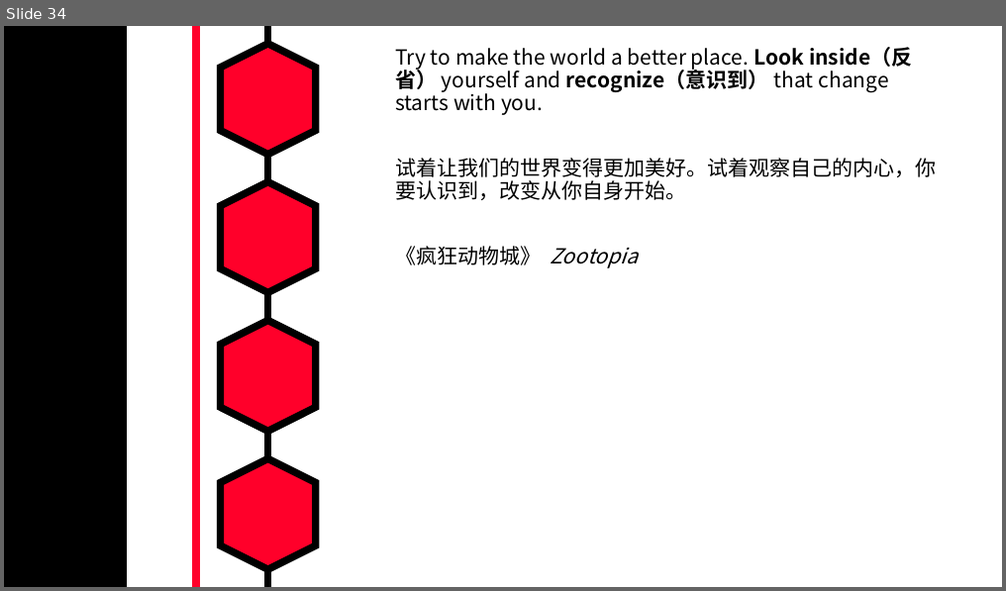
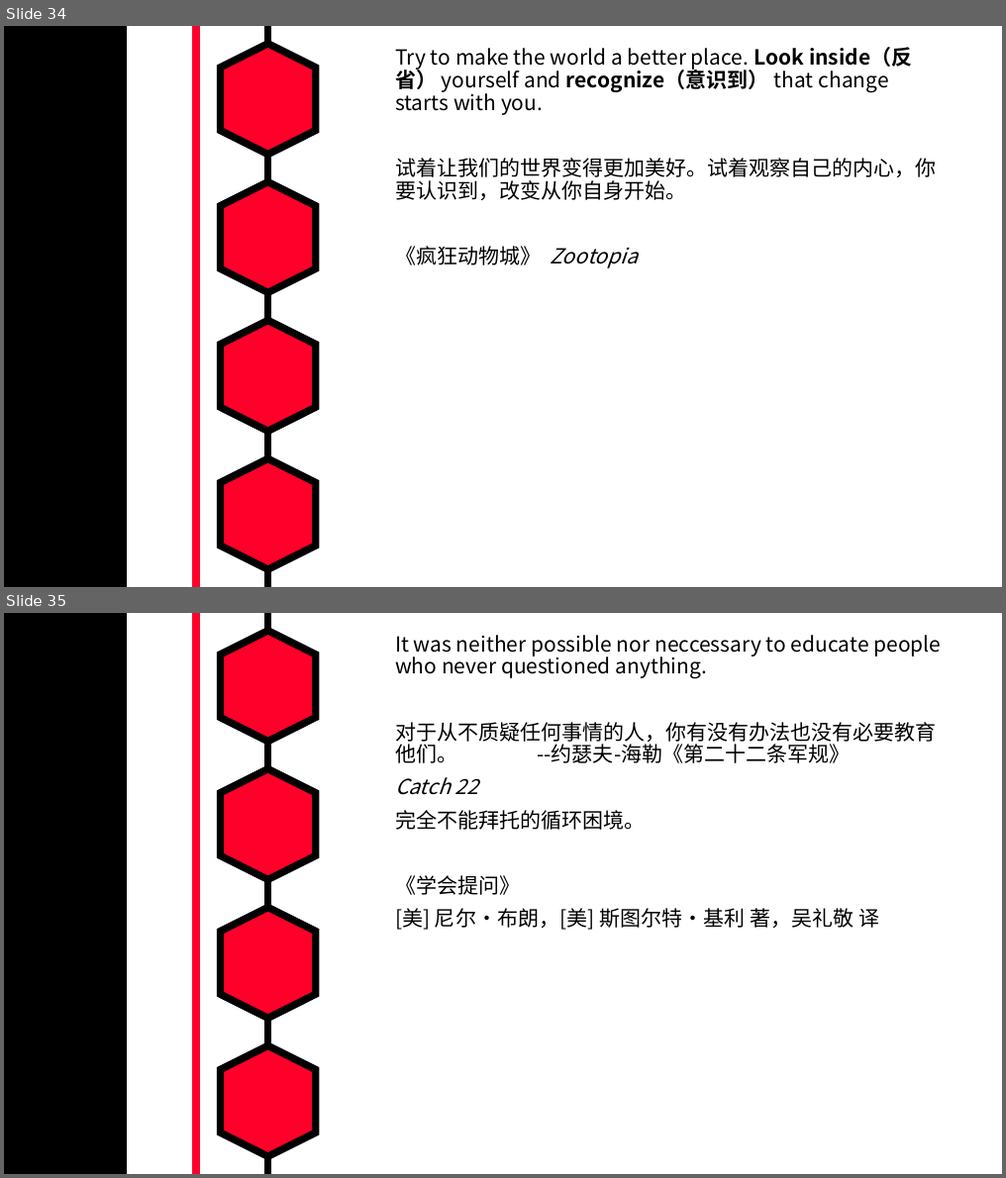
Before and after one commit to MarkShen1992/PPT-template, a slide deck: morning reading/iridescent english sentenses.pptx. Shown one above the other, each under a label of ours: slide 34 before the commit, slides 34 and 35 after it. The pictures are 1006x591 and 1006x1178 pixels, drawn with LibreOffice and Linux fonts; fonts in the diff are those of the drawing. Boxes give left, top, right and bottom in pixels: in the first picture for what was removed or moved away, otherwise in the second. Text is boxed around its words. In the diff, an @@ line names an element or a change of style, - is before the commit and + after.

Commit message:
add a sentence

```diff
--- a/morning reading/iridescent english sentenses.pptx
+++ b/morning reading/iridescent english sentenses.pptx
@@ slide 35 added at (x1=4, y1=613, x2=1002, y2=1174), background #FFFFFF; not listed: 7 template elements that a slide beside it also shows @@
@@ text added at (x1=395, y1=635, x2=941, y2=930), 20 pt, text #000000 @@
+It was neither possible nor neccessary to educate people who never questioned anything.
+对于从不质疑任何事情的人，你有没有办法也没有必要教育他们。 --约瑟夫-海勒《第二十二条军规》
+Catch 22
+完全不能拜托的循环困境。
+《学会提问》
+[美] 尼尔·布朗，[美] 斯图尔特·基利 著，吴礼敬 译
```
